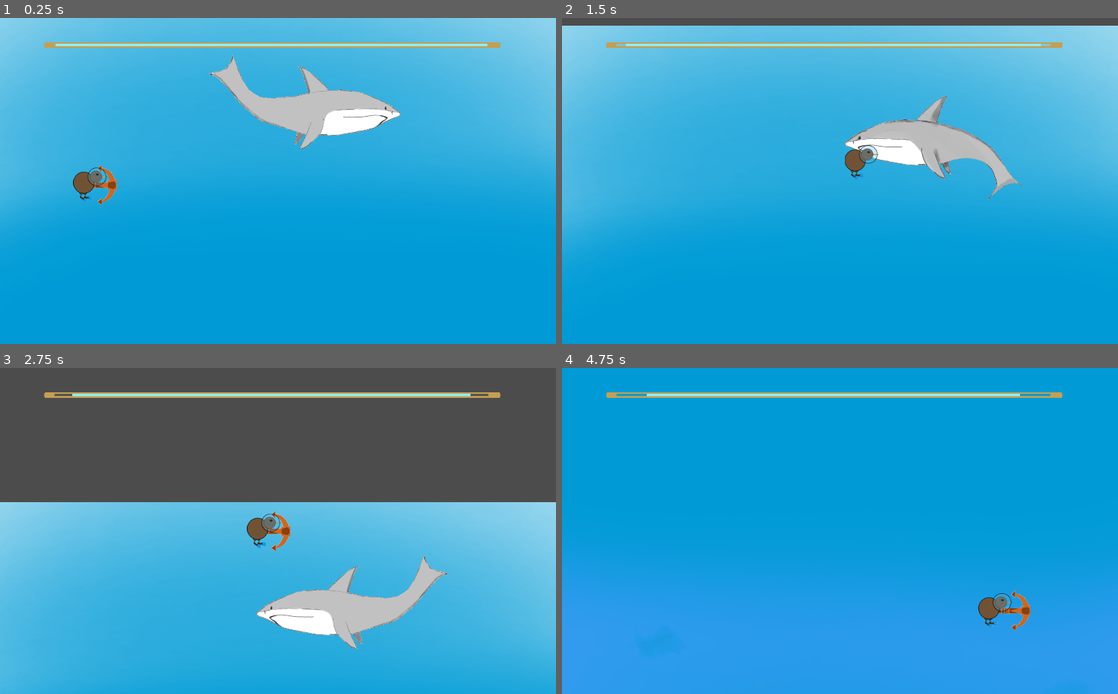
Above: before the commit, frames 1-4 (two rows, left to right).
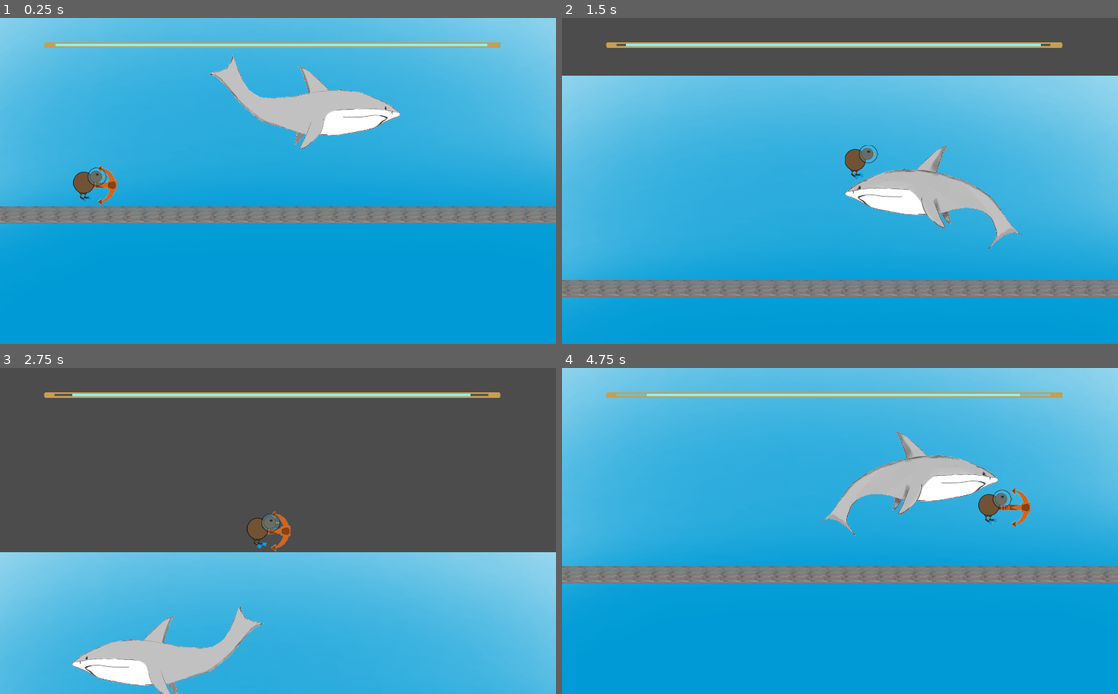
Above: after the commit, the same moments.

Repository: Cpt-Barbosa/CodeGameJam2022
Game: Godot game, scene res://scenes/Game.tscn
The game is run twice, just before and just after one commit, with the same random seed, the same clock (stepped at 60 frames per second) and the same inputs.
Inputs:
- Up to frame 1 (0.25 s): no input
- Up to frame 2 (1.5 s): hold D (move_right) from 0.53 s (still down); tap Space (jump) at 0.77 s
- Up to frame 3 (2.75 s): tap Space (jump) at 1.52 s; release D (move_right) at 2.03 s; hold Q (move_left) from 2.03 s (still down)
- Up to frame 4 (4.75 s): release Q (move_left) at 2.78 s; hold D (move_right) 2.78-4.28 s; tap Space (jump) at 3.02, 3.77, 4.52 s; hold Q (move_left) from 4.28 s (still down)

The runs differ from the first frame. In frame 1, 5.3% of the frame differs, in the area x 0-100%, y 57-64%; in frame 2, 54%; in frame 3, 39%; in frame 4, 89%, in the area x 0-100%, y 0-100%.

Commit message:
Ajout tileset avec les rochers

Diff:
--- a/scenes/Game.tscn
+++ b/scenes/Game.tscn
@@ -1,10 +1,13 @@
-[gd_scene load_steps=12 format=2]
+[gd_scene load_steps=18 format=2]
 
 [ext_resource path="res://scenes/requin.tscn" type="PackedScene" id=1]
 [ext_resource path="res://scenes/Joueur.tscn" type="PackedScene" id=2]
 [ext_resource path="res://sprite/bg/background.png" type="Texture" id=3]
 [ext_resource path="res://scenes/barreOxy.tscn" type="PackedScene" id=4]
 [ext_resource path="res://scenes/Coffre.tscn" type="PackedScene" id=5]
+[ext_resource path="res://sprite/niveau/RocherAA.png" type="Texture" id=6]
+[ext_resource path="res://sprite/niveau/RocherSA.png" type="Texture" id=7]
+[ext_resource path="res://sprite/niveau/Algues.png" type="Texture" id=8]
 
 [sub_resource type="RectangleShape2D" id=5]
 extents = Vector2( 527.5, 10 )
@@ -15,12 +18,83 @@
 [sub_resource type="RectangleShape2D" id=8]
 extents = Vector2( 10, 1710 )
 
-[sub_resource type="RectangleShape2D" id=6]
-extents = Vector2( 263.389, 17.625 )
-
 [sub_resource type="CircleShape2D" id=9]
 
 [sub_resource type="CircleShape2D" id=10]
+
+[sub_resource type="ConvexPolygonShape2D" id=12]
+points = PoolVector2Array( 0, 0, 32, 0, 32, 32, 0, 32 )
+
+[sub_resource type="ConvexPolygonShape2D" id=13]
+points = PoolVector2Array( 0, 0, 32, 0, 32, 32, 0, 32 )
+
+[sub_resource type="ConvexPolygonShape2D" id=14]
+points = PoolVector2Array( 32, 32, 0, 32, 0, 0, 32, 0 )
+
+[sub_resource type="TileSet" id=11]
+0/name = "RocherAA.png 0"
+0/texture = ExtResource( 6 )
+0/tex_offset = Vector2( 0, 0 )
+0/modulate = Color( 1, 1, 1, 1 )
+0/region = Rect2( 0, 0, 32, 32 )
+0/tile_mode = 0
+0/occluder_offset = Vector2( 0, 0 )
+0/navigation_offset = Vector2( 0, 0 )
+0/shape_offset = Vector2( 0, 0 )
+0/shape_transform = Transform2D( 1, 0, 0, 1, 0, 0 )
+0/shape = SubResource( 12 )
+0/shape_one_way = false
+0/shape_one_way_margin = 1.0
+0/shapes = [ {
+"autotile_coord": Vector2( 0, 0 ),
+"one_way": false,
+"one_way_margin": 1.0,
+"shape": SubResource( 12 ),
+"shape_transform": Transform2D( 1, 0, 0, 1, 0, 0 )
+} ]
+0/z_index = 0
+1/name = "RocherSA.png 1"
+1/texture = ExtResource( 7 )
+1/tex_offset = Vector2( 0, 0 )
+1/modulate = Color( 1, 1, 1, 1 )
+1/region = Rect2( 0, 0, 32, 32 )
+1/tile_mode = 0
+1/occluder_offset = Vector2( 0, 0 )
+1/navigation_offset = Vector2( 0, 0 )
+1/shape_offset = Vector2( 0, 0 )
+1/shape_transform = Transform2D( 1, 0, 0, 1, 0, 0 )
+1/shape = SubResource( 13 )
+1/shape_one_way = false
+1/shape_one_way_margin = 1.0
+1/shapes = [ {
+"autotile_coord": Vector2( 0, 0 ),
+"one_way": false,
+"one_way_margin": 1.0,
+"shape": SubResource( 13 ),
+"shape_transform": Transform2D( 1, 0, 0, 1, 0, 0 )
+} ]
+1/z_index = 0
+2/name = "Algues.png 2"
+2/texture = ExtResource( 8 )
+2/tex_offset = Vector2( 0, 0 )
+2/modulate = Color( 1, 1, 1, 1 )
+2/region = Rect2( 0, 0, 32, 32 )
+2/tile_mode = 0
+2/occluder_offset = Vector2( 0, 0 )
+2/navigation_offset = Vector2( 0, 0 )
+2/shape_offset = Vector2( 0, 0 )
+2/shape_transform = Transform2D( 1, 0, 0, 1, 0, 0 )
+2/shape = SubResource( 14 )
+2/shape_one_way = false
+2/shape_one_way_margin = 1.0
+2/shapes = [ {
+"autotile_coord": Vector2( 0, 0 ),
+"one_way": false,
+"one_way_margin": 1.0,
+"shape": SubResource( 14 ),
+"shape_transform": Transform2D( 1, 0, 0, 1, 0, 0 )
+} ]
+2/z_index = 0
 
 [node name="Game" type="Node2D"]
 __meta__ = {
@@ -57,14 +131,6 @@
 position = Vector2( 0, 1521 )
 shape = SubResource( 8 )
 
-[node name="PlatTest" type="StaticBody2D" parent="."]
-position = Vector2( 247, 462 )
-scale = Vector2( 0.984108, 1 )
-
-[node name="CollisionShape2D" type="CollisionShape2D" parent="PlatTest"]
-position = Vector2( -1.01614, 0 )
-shape = SubResource( 6 )
-
 [node name="TriggerRequinG" type="Area2D" parent="."]
 position = Vector2( 11, 188 )
 
@@ -88,3 +154,9 @@
 
 [node name="Coffre" parent="." instance=ExtResource( 5 )]
 position = Vector2( 527, 3329 )
+
+[node name="Floor" type="TileMap" parent="."]
+tile_set = SubResource( 11 )
+cell_size = Vector2( 32, 32 )
+format = 1
+tile_data = PoolIntArray( 786431, 1, 0, 720896, 1, 0, 720897, 1, 0, 720898, 1, 0, 720899, 1, 0, 720900, 1, 0, 720901, 1, 0, 720902, 1, 0, 720903, 1, 0, 720904, 1, 0, 720905, 1, 0, 720906, 1, 0, 720907, 1, 0, 720908, 1, 0, 720909, 1, 0, 720910, 1, 0, 720911, 1, 0, 720912, 1, 0, 720913, 1, 0, 720914, 1, 0, 720915, 1, 0, 720916, 1, 0, 720917, 1, 0, 720918, 1, 0, 720919, 1, 0, 720920, 1, 0, 720921, 1, 0, 720922, 1, 0, 720923, 1, 0, 720924, 1, 0, 720925, 1, 0, 720926, 1, 0, 720927, 1, 0, 7077887, 0, 0, 7012352, 0, 0, 7012353, 0, 0, 7012354, 0, 0, 7012355, 0, 0, 7012356, 0, 0, 7012357, 0, 0, 7012358, 0, 0, 7012359, 0, 0, 7012360, 0, 0, 7012361, 0, 0, 7012362, 0, 0, 7012363, 0, 0, 7012364, 0, 0, 7012365, 0, 0, 7012366, 0, 0, 7012367, 0, 0, 7012368, 0, 0, 7012369, 0, 0, 7012370, 0, 0, 7012371, 0, 0, 7012372, 0, 0, 7012373, 0, 0, 7012374, 0, 0, 7012375, 0, 0, 7012376, 0, 0, 7012377, 0, 0, 7012378, 0, 0, 7012379, 0, 0, 7012380, 0, 0, 7012381, 0, 0, 7012382, 0, 0, 7012383, 0, 0 )
--- a/scenes/Joueur.tscn
+++ b/scenes/Joueur.tscn
@@ -30,14 +30,14 @@
 "name": "falling",
 "speed": 5.0
 }, {
+"frames": [ ExtResource( 2 ) ],
+"loop": true,
+"name": "moving",
+"speed": 5.0
+}, {
 "frames": [ ExtResource( 6 ) ],
 "loop": true,
 "name": "falling_coffre",
-"speed": 5.0
-}, {
-"frames": [ ExtResource( 2 ) ],
-"loop": true,
-"name": "moving",
 "speed": 5.0
 } ]
 
@@ -46,7 +46,7 @@
 height = 26.0
 
 [sub_resource type="Animation" id=5]
-resource_name = "Attaque"
+resource_name = "Test"
 length = 0.7
 loop = true
 tracks/0/type = "value"
@@ -72,18 +72,6 @@
 "transitions": PoolRealArray( 1, 1, 1, 1, 1, 1, 1 ),
 "update": 1,
 "values": [ ExtResource( 2 ), ExtResource( 10 ), ExtResource( 8 ), ExtResource( 9 ), ExtResource( 7 ), ExtResource( 8 ), ExtResource( 2 ) ]
-}
-tracks/2/type = "value"
-tracks/2/path = NodePath("Sprite/Hitbox attaque/CollisionShape2D:disabled")
-tracks/2/interp = 1
-tracks/2/loop_wrap = true
-tracks/2/imported = false
-tracks/2/enabled = true
-tracks/2/keys = {
-"times": PoolRealArray( 0, 0.2, 0.6 ),
-"transitions": PoolRealArray( 1, 1, 1 ),
-"update": 1,
-"values": [ true, false, true ]
 }
 
 [sub_resource type="Animation" id=8]
@@ -153,18 +141,6 @@
 "update": 0,
 "values": [ ExtResource( 2 ) ]
 }
-tracks/2/type = "value"
-tracks/2/path = NodePath("Sprite/Hitbox attaque/CollisionShape2D:disabled")
-tracks/2/interp = 1
-tracks/2/loop_wrap = true
-tracks/2/imported = false
-tracks/2/enabled = true
-tracks/2/keys = {
-"times": PoolRealArray( 0 ),
-"transitions": PoolRealArray( 1 ),
-"update": 0,
-"values": [ true ]
-}
 
 [sub_resource type="AnimationNodeAnimation" id=9]
 animation = "Attaque"
Binary file added: sprite/niveau/Algues.png
Not shown, added: sprite/niveau/Algues.png.import
Binary file added: sprite/niveau/RocherAA.png
Not shown, added: sprite/niveau/RocherAA.png.import
Binary file added: sprite/niveau/RocherSA.png
Not shown, added: sprite/niveau/RocherSA.png.import
